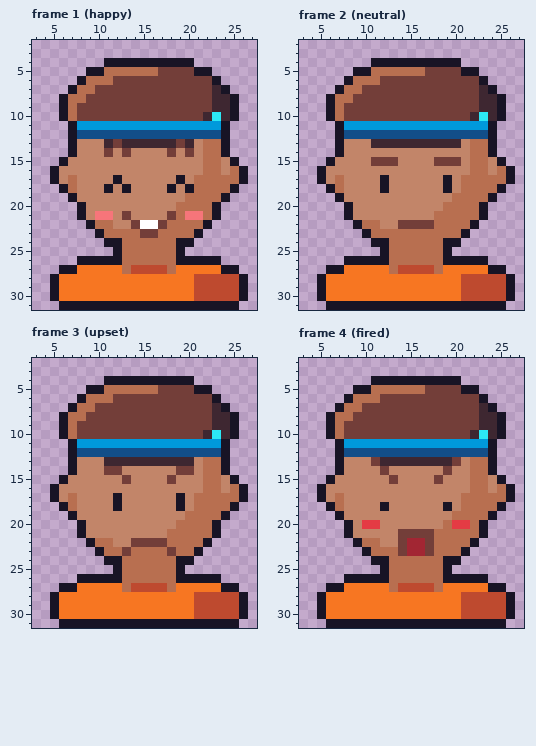
Two versions of one pixel-art file, art/owners/face-owner-koda.aseprite. That is the earlier state.
32x32 pixels, 5 frames. Shown: frame 1 (happy): x 3..27, y 2..31; frame 2 (neutral): x 3..27, y 2..31; frame 3 (upset): x 3..27, y 2..31; frame 4 (fired): x 3..27, y 2..31. The commit also changed other frames, which this record leaves out.
The same view after the edit:
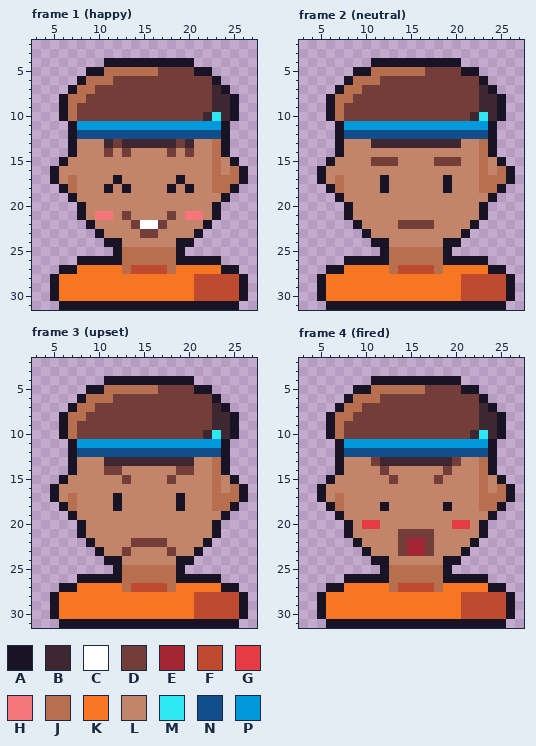
Palette (. is transparent): A #181425  B #3e2731  C #ffffff  D #733e39  E #a22633  F #be4a2f  G #e43b44  H #f6757a  J #b86f50  K #f77622  L #c28569  M #2ce8f5  N #124e89  P #0099db
Changes in this commit:
Frame 1 (happy):
y 13..16: x 22 J -> L
y 17..18: x 21..22 JJ -> LL
y 19: x 20..23 JJJJ -> LLLL
y 20: x 19..22 JJJJ -> LLLL
y 21: x 19 J -> L; x 22 J -> L
y 22: x 10..11 JJ -> LL; x 18..21 JJJJ -> LLLL
y 23: x 11..14 JJJJ -> LLLL; x 17..20 JJJJ -> LLLL
y 24: x 13..18 JJJJJJ -> LLLLLL
Frame 2 (neutral):
y 13..16: x 22 J -> L
y 17..18: x 21..22 JJ -> LL
y 19: x 20..23 JJJJ -> LLLL
y 20: x 19..22 JJJJ -> LLLL
y 21: x 18..22 JJJJJ -> LLLLL
y 22: x 10..11 JJ -> LL; x 18..21 JJJJ -> LLLL
y 23: x 11..20 JJJJJJJJJJ -> LLLLLLLLLL
y 24: x 13..18 JJJJJJ -> LLLLLL
Frame 3 (upset):
y 13..16: x 22 J -> L
y 17..18: x 21..22 JJ -> LL
y 19: x 20..23 JJJJ -> LLLL
y 20: x 19..22 JJJJ -> LLLL
y 21: x 18..22 JJJJJ -> LLLLL
y 22: x 10..11 JJ -> LL; x 18..21 JJJJ -> LLLL
y 23: x 11..12 JJ -> LL; x 14..17 JJJJ -> LLLL; x 19..20 JJ -> LL
y 24: x 13..18 JJJJJJ -> LLLLLL
Frame 4 (fired):
y 13..16: x 22 J -> L
y 17..18: x 21..22 JJ -> LL
y 19: x 20..23 JJJJ -> LLLL
y 20: x 19 J -> L; x 22 J -> L
y 21: x 18..22 JJJJJ -> LLLLL
y 22: x 10..11 JJ -> LL; x 18..21 JJJJ -> LLLL
y 23: x 11..13 JJJ -> LLL; x 18..20 JJJ -> LLL
y 24: x 13..18 JJJJJJ -> LLLLLL
